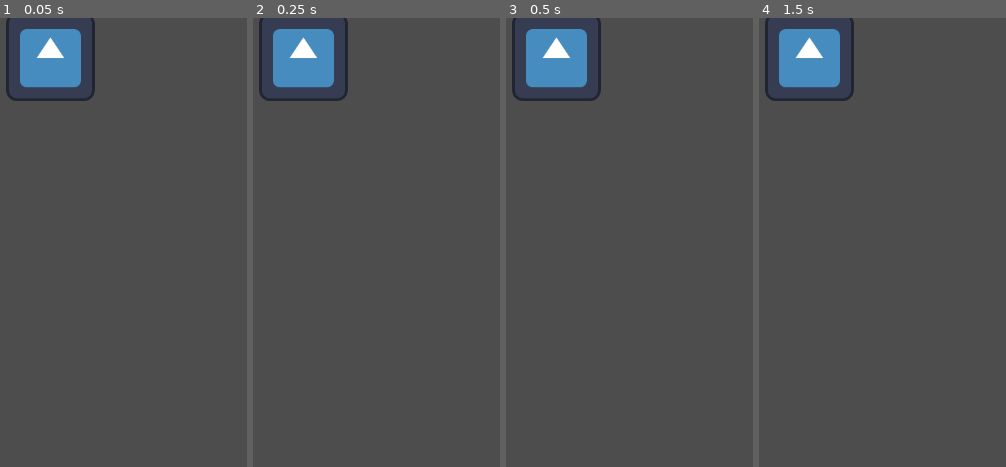
Above: before the commit, frames 1-4 (left to right).
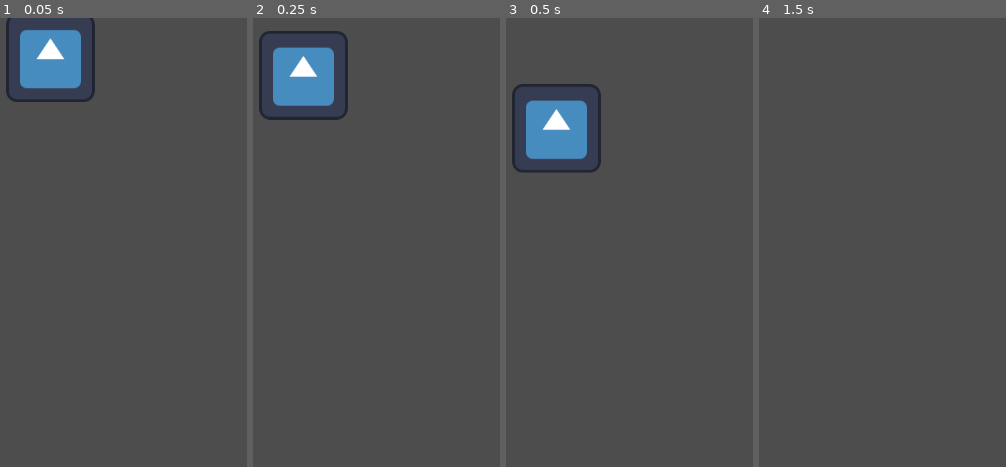
Above: after the commit, the same moments.

Repository: 7minutech/steam_punk
Game: Godot game, scene res://scenes/character/player.tscn
Same seed, same stepped clock (60 frames per second), same inputs: the game is played once before the commit and once after it. The project has no main scene, so this scene is started directly. The engine's default icon, where the game draws it, is replaced by a stand-in: a white triangle on a blue panel in a dark square.
Inputs:
- Up to frame 1 (0.05 s): no input
- Up to frame 2 (0.25 s): no input
- Up to frame 3 (0.5 s): no input
- Up to frame 4 (1.5 s): hold D (move_right) from 0.53 s (still down); tap Space (jump) at 0.77 s

The runs differ from the first frame. In frame 1, 0.4% of the frame differs, in the area x 3-38%, y 2-19%; in frame 2, 3.2%; in frame 3, 7.6%, in the area x 2-39%, y 0-35%; in frame 4, 3.9%.

Commit message:
updated charcter player

Diff:
--- a/steampunk/scenes/character/player.tscn
+++ b/steampunk/scenes/character/player.tscn
@@ -1,7 +1,7 @@
 [gd_scene load_steps=5 format=3 uid="uid://f0m2nuwtl7sh"]
 
-[ext_resource type="Texture2D" uid="uid://bri425li6n8vn" path="res://icon.svg" id="1_cdo5j"]
-[ext_resource type="Script" path="res://player.gd" id="1_dwwd2"]
+[ext_resource type="Texture2D" uid="uid://02cwts0yxtg5" path="res://icon.svg" id="1_cdo5j"]
+[ext_resource type="Script" path="res://scripts/player/player.gd" id="1_dwwd2"]
 
 [sub_resource type="RectangleShape2D" id="RectangleShape2D_c0iih"]
 size = Vector2(118, 126)
Not shown: 1 places in steampunk/scenes/character/platform.tscn that only renumber resources
Renamed: steampunk/scenes/character/player.gd -> steampunk/scripts/player/player.gd
